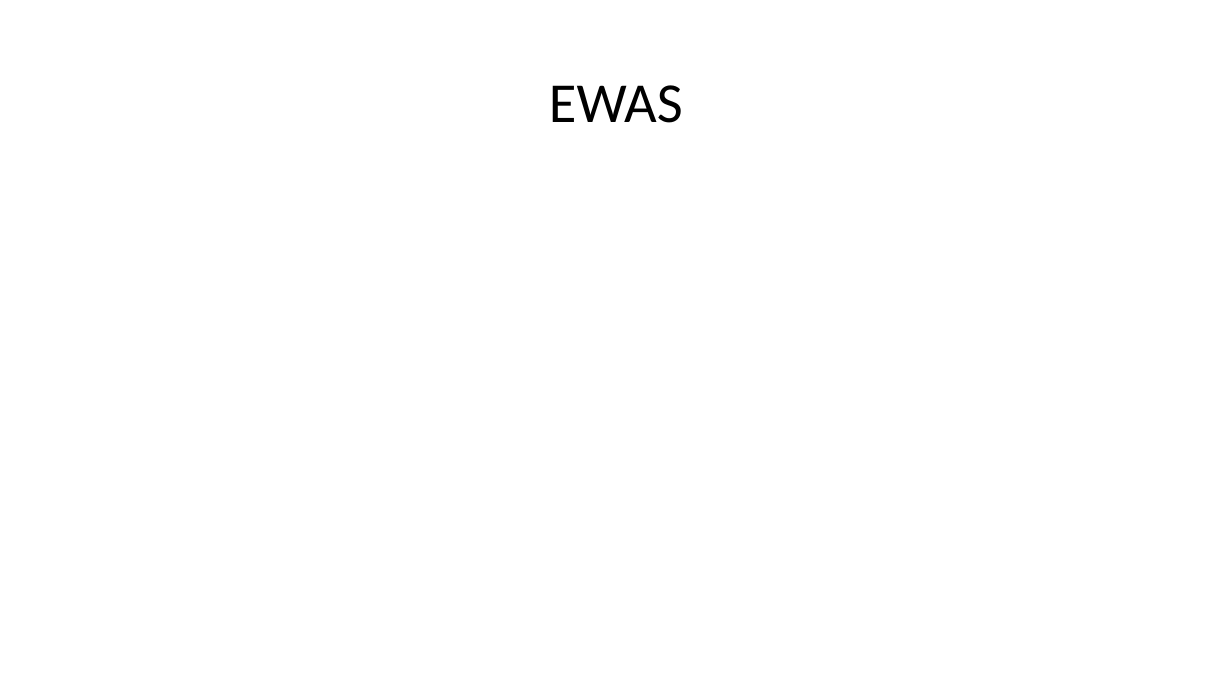
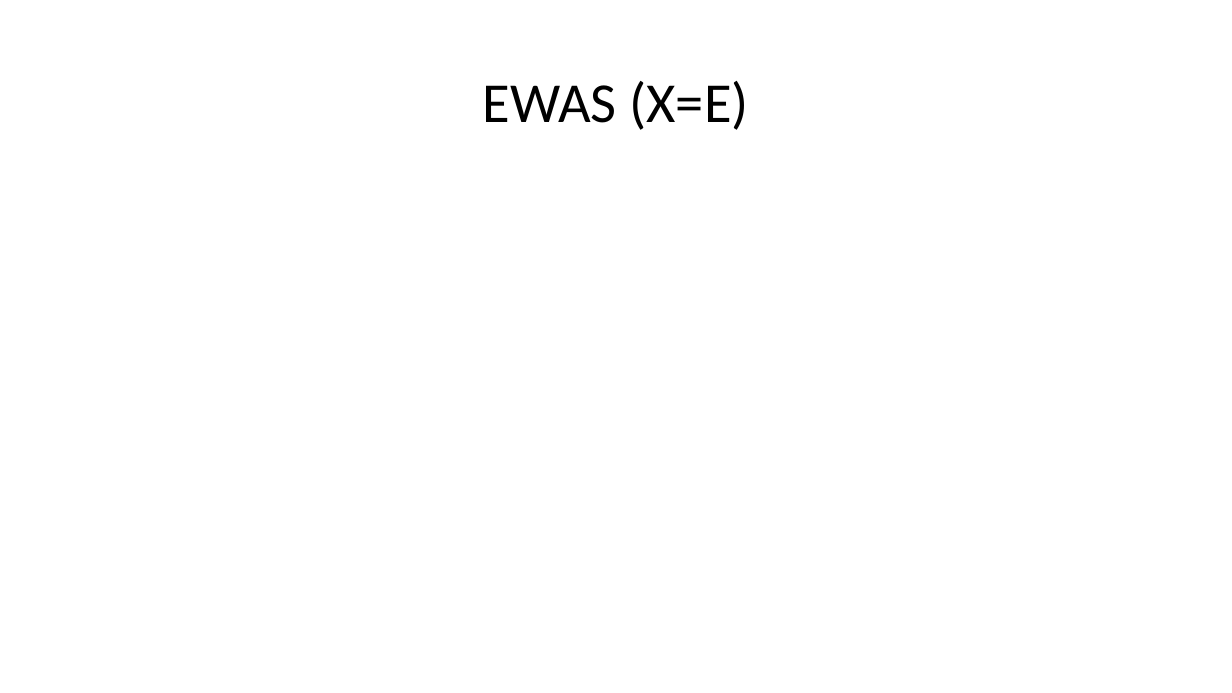
Before and after one commit to jinghuazhao/EWAS-fusion, a slide deck: slide 6 of README.pptx. Drawn at 1232x693 pixels with LibreOffice and Linux fonts; fonts in the diff are those of the drawing; grey boxes stand for pictures. Boxes give left, top, right and bottom in pixels: in the first picture for what was removed or moved away, otherwise in the second. Text is boxed around its words. In the diff, an @@ line names an element or a change of style, - is before the commit and + after.

Commit message:
README

```diff
--- a/README.pptx
+++ b/README.pptx
@@ title at [483,81,748,130]: text changed @@
-EWAS
+EWAS (X=E)
```
